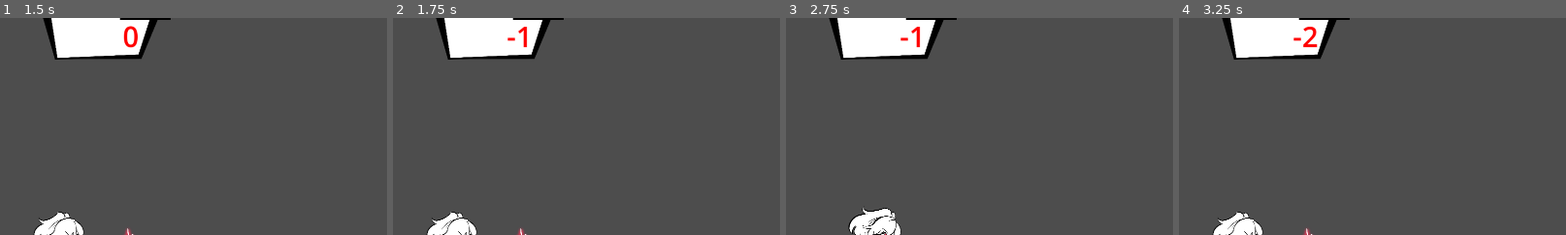
Above: before the commit, frames 1-4 (left to right).
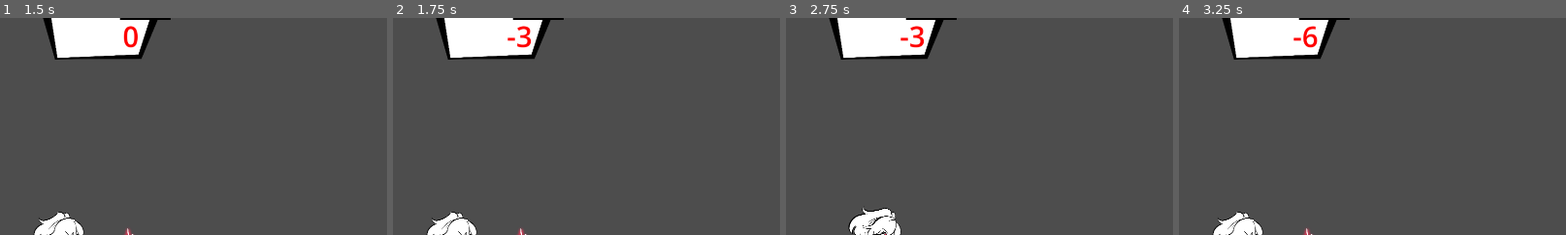
Above: after the commit, the same moments.

Repository: LaceSpades/Brackeys-2025.2
Game: Godot game, scene res://scenes/main_menu.tscn
Same seed, same stepped clock (60 frames per second), same inputs: the game is played once before the commit and once after it.
Inputs (mouse positions are % of the whole screen's width and height, from its top left):
- Up to frame 1 (1.5 s): click "Start Game" at 0.5 s; tap Enter at 1.25 s; move the mouse to (72, 45) at 1.27 s; tap Space (interact) at 1.35 s
- Up to frame 2 (1.75 s): no input
- Up to frame 3 (2.75 s): move the mouse to (30, 55) at 2.02 s; tap Space (interact) at 2.1 s
- Up to frame 4 (3.25 s): move the mouse to (60, 28) at 2.77 s; tap Space (interact) at 2.85 s
The pictures show only the part of the screen within x 0-50%, y 8-58%; the shares and areas given below are measured in that part.

Frame 1 is identical in both runs. In frame 2, 0.2% of the frame differs, in the area x 32-36%, y 3-14%; in frame 3, 0.2%; in frame 4, 0.3%.

Commit message:
Modify rewards/punishments for actions

Diff:
--- a/scripts/game_manager.gd
+++ b/scripts/game_manager.gd
@@ -26,6 +26,11 @@
 
 var encounter_modifier = 0
 var flipped = 1
+
+const BLOCK_VALUE = 3
+const DAMAGE_VALUE = -1
+const HIT_VALUE = 2
+const JUMP_WARNING = -3
 
 func _ready() -> void:
 	if Globals.current_mode == "new_game":
@@ -132,16 +137,16 @@
 		player.die()
 		update_lives()
 
-	Globals.score -= 1
+	Globals.score += DAMAGE_VALUE
 
 	end_round()
 
 func enemy_hit() -> void:
 	# Punish player for attacking before being warned
 	if current_enemy.warned_player:
-		Globals.score += 1
+		Globals.score += HIT_VALUE
 	else:
-		Globals.score -= 1
+		Globals.score += JUMP_WARNING
 	current_enemy.stop_timers()
 
 	current_enemy.take_damage(1)
@@ -150,6 +155,7 @@
 	end_round()
 
 func bullet_hit() -> void:
+	Globals.score += BLOCK_VALUE
 	end_round()
 
 func end_round() -> void:
@@ -158,6 +164,8 @@
 	round_timer.start()
 
 func end_encounter() -> void:
+	if Globals.current_player_lives <= 0:
+		get_tree().call_deferred("change_scene_to_file", "res://scenes/game_over.tscn")
 	if enemies.size() > 0:
 		current_enemy.queue_free()
 		start_encounter()
